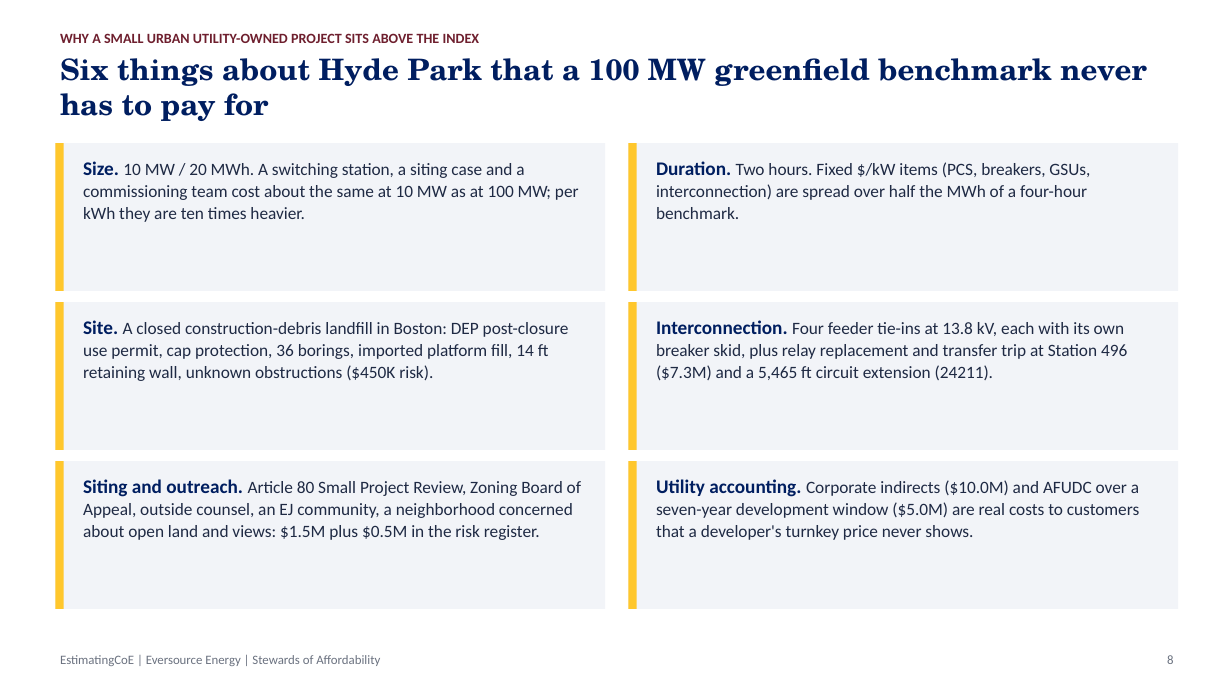
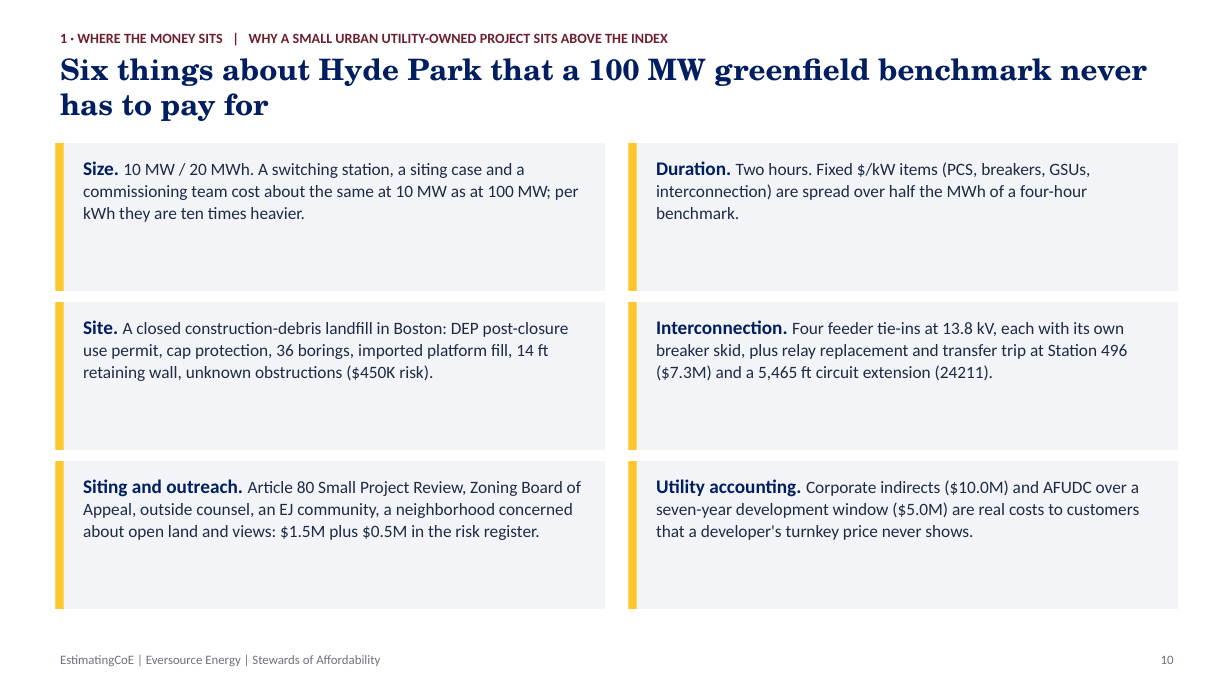
Before and after one commit to gbassaragh/BESS, a slide deck: slide 10 of Hyde Park BESS/6) Cost Analysis Deliverables/Hyde Park BESS - Cost Analysis Deck.pptx (slide 8 before the commit). Drawn at 1232x693 pixels with LibreOffice and Linux fonts; fonts in the diff are those of the drawing. Boxes give left, top, right and bottom in pixels: in the first picture for what was removed or moved away, otherwise in the second. Text is boxed around its words. In the diff, an @@ line names an element or a change of style, - is before the commit and + after.

```diff
--- a/Hyde Park BESS/6) Cost Analysis Deliverables/Hyde Park BESS - Cost Analysis Deck.pptx
+++ b/Hyde Park BESS/6) Cost Analysis Deliverables/Hyde Park BESS - Cost Analysis Deck.pptx
@@ text at (60, 33, 668, 43): text changed @@
-WHY A SMALL URBAN UTILITY-OWNED PROJECT SITS ABOVE THE INDEX
+1 · WHERE THE MONEY SITS | WHY A SMALL URBAN UTILITY-OWNED PROJECT SITS ABOVE THE INDEX
@@ text at (1161, 656, 1174, 664): text changed @@
-8
+10
```
Also in this commit, not shown: 20 other slides changed, 4 other files.
